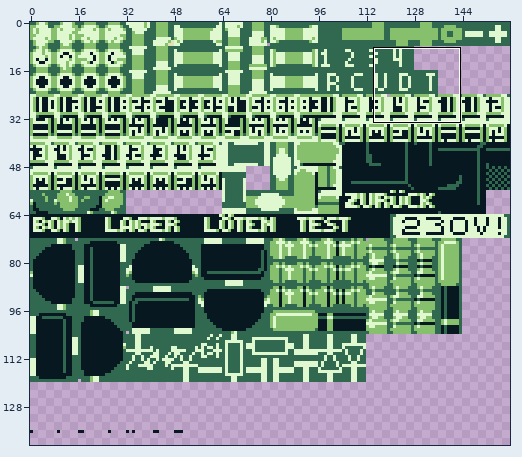
Sprite sheet, stored at assets/tilesets/tileset_pcb.png. The picture above shows the old version from afar; the outline marks the close-up.
Close-up. Before the commit:
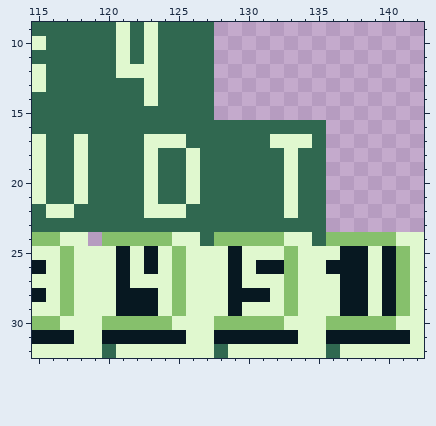
The file is 160x144 pixels. Shown: x 115..142, y 9..32. The wide view leaves out empty margins.
After:
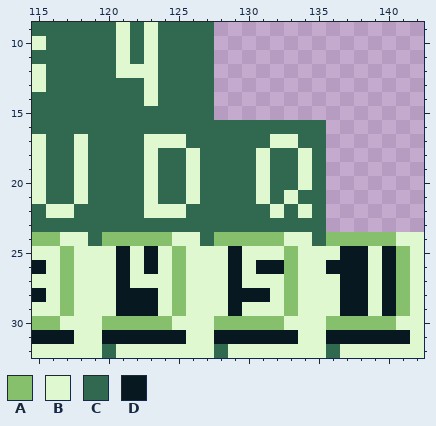
Palette (. is transparent): A #86c06c  B #e0f8cf  C #306850  D #071821
Change:
@@ x 115..142 @@
 16 CCCCCCCCCCCCCCCCCCCCC.......
-17 BCCBCCCCBBBCCCCCCBBBC.......
-18 BCCBCCCCBCCBCCCCCCBCC.......
-19 BCCBCCCCBCCBCCCCCCBCC.......
-20 BCCBCCCCBCCBCCCCCCBCC.......
-21 BCCBCCCCBCCBCCCCCCBCC.......
-22 CBBCCCCCBBBCCCCCCCBCC.......
+17 BCCBCCCCBBBCCCCCCBBCC.......
+18 BCCBCCCCBCCBCCCCBCCBC.......
+19 BCCBCCCCBCCBCCCCBCCBC.......
+20 BCCBCCCCBCCBCCCCBCCBC.......
+21 BCCBCCCCBCCBCCCCBCBCC.......
+22 CBBCCCCCBBBCCCCCCBCBC.......
 23 CCCCCCCCCCCCCCCCCCCCC.......
-24 AABB.AAAAABBCAAAAABBCAAAAABB
+24 AABBCAAAAABBCAAAAABBCAAAAABB
 25 BBABBBDBDBABBBDBBBABBBDDBDAB
Where, in picture pixels (left, top, right, bottom), the same in both close-ups:
changed: (256, 134, 312, 218)
added: (88, 232, 102, 246)
